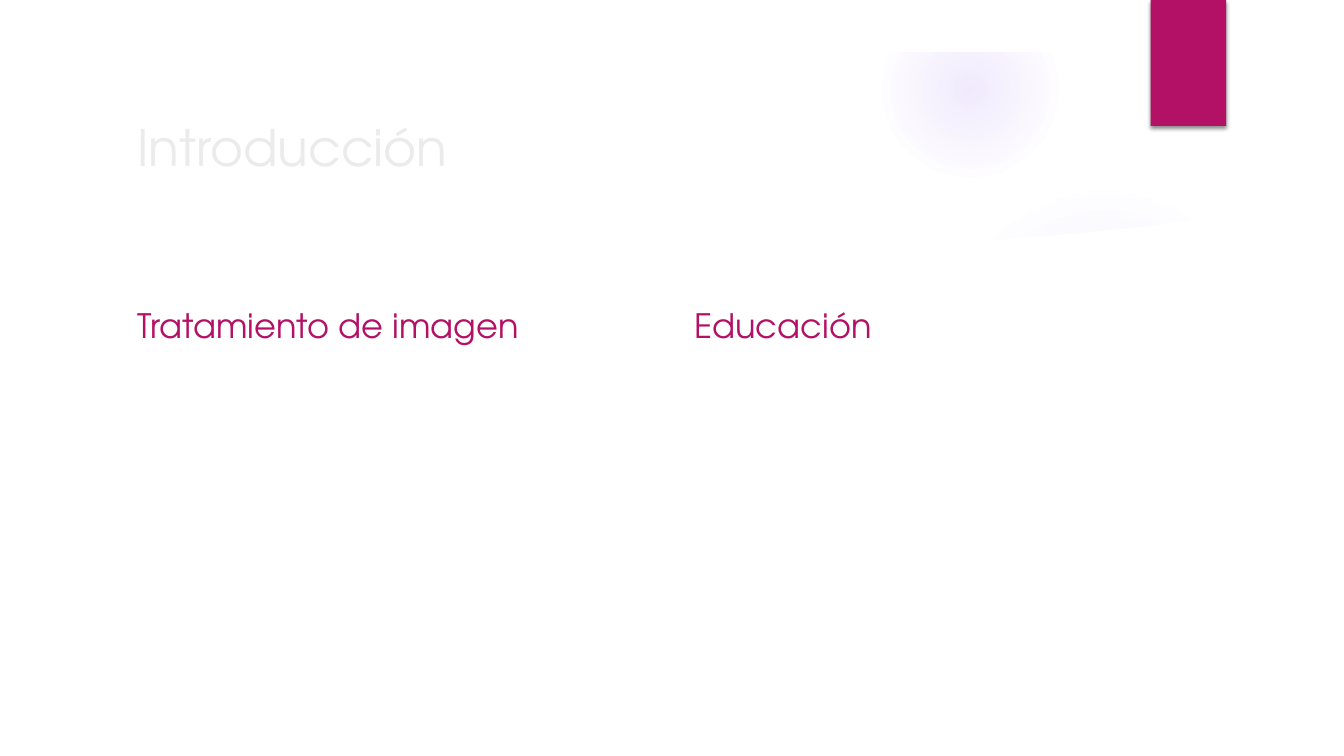
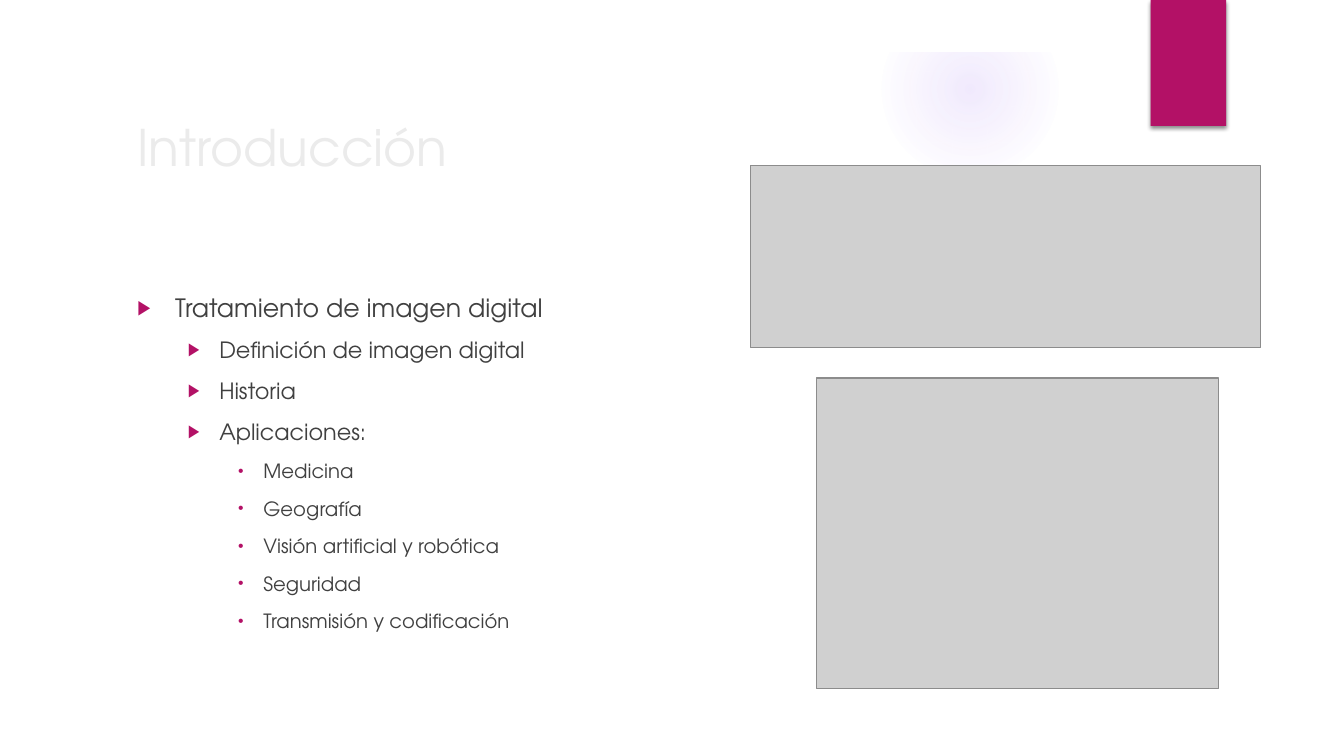
Before and after one commit to RoboticsLabURJC/2019-tfg-ana-cuevas, a slide deck: slide 3 of memoria/Presentacion.pptx. Drawn at 1344x756 pixels with LibreOffice and Linux fonts; fonts in the diff are those of the drawing; grey boxes stand for pictures; background and template pictures are left out. Boxes give left, top, right and bottom in pixels: in the first picture for what was removed or moved away, otherwise in the second. Text is boxed around its words. In the diff, an @@ line names an element or a change of style, - is before the commit and + after.

```diff
--- a/memoria/Presentacion.pptx
+++ b/memoria/Presentacion.pptx
@@ picture added at <box>750,166,1260,348</box> @@
@@ text "Tratamiento de imagen digital" at <box>175,298,542,632</box>: vertical alignment bottom to top @@
@@ text at <box>175,298,542,632</box>: text changed; size 24 to 14 pt; text colour #B31166 to #404040 @@
-Tratamiento de imagen
+▶ Tratamiento de imagen digital
+  ▶ Definición de imagen digital
+  ▶ Historia
+  ▶ Aplicaciones:
+    • Medicina
+    • Geografía
+    • Visión artificial y robótica
+    • Seguridad
+    • Transmisión y codificación
@@ text removed at <box>694,312,871,339</box> @@
-Educación
@@ picture added at <box>817,378,1219,689</box> @@
```
Also in this commit, not shown: 1 other slide changed, 13 slides added, 8 other files.
